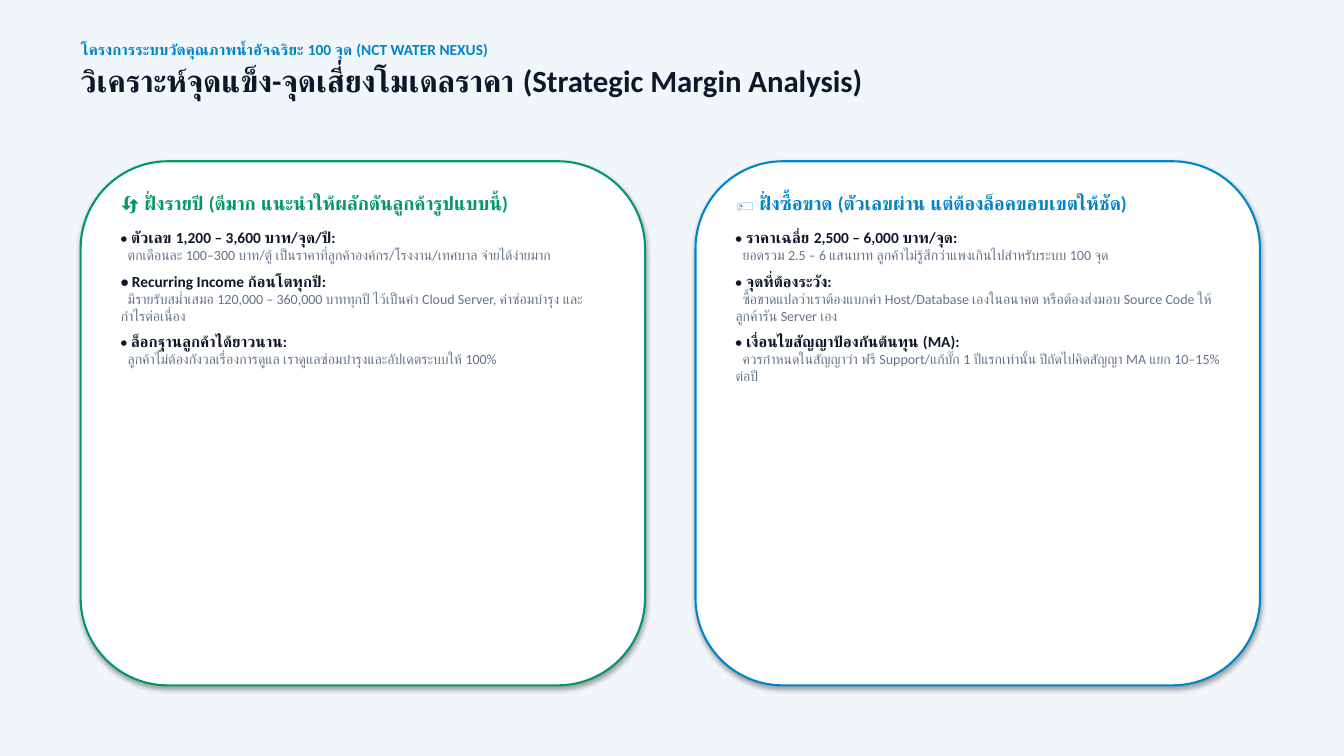
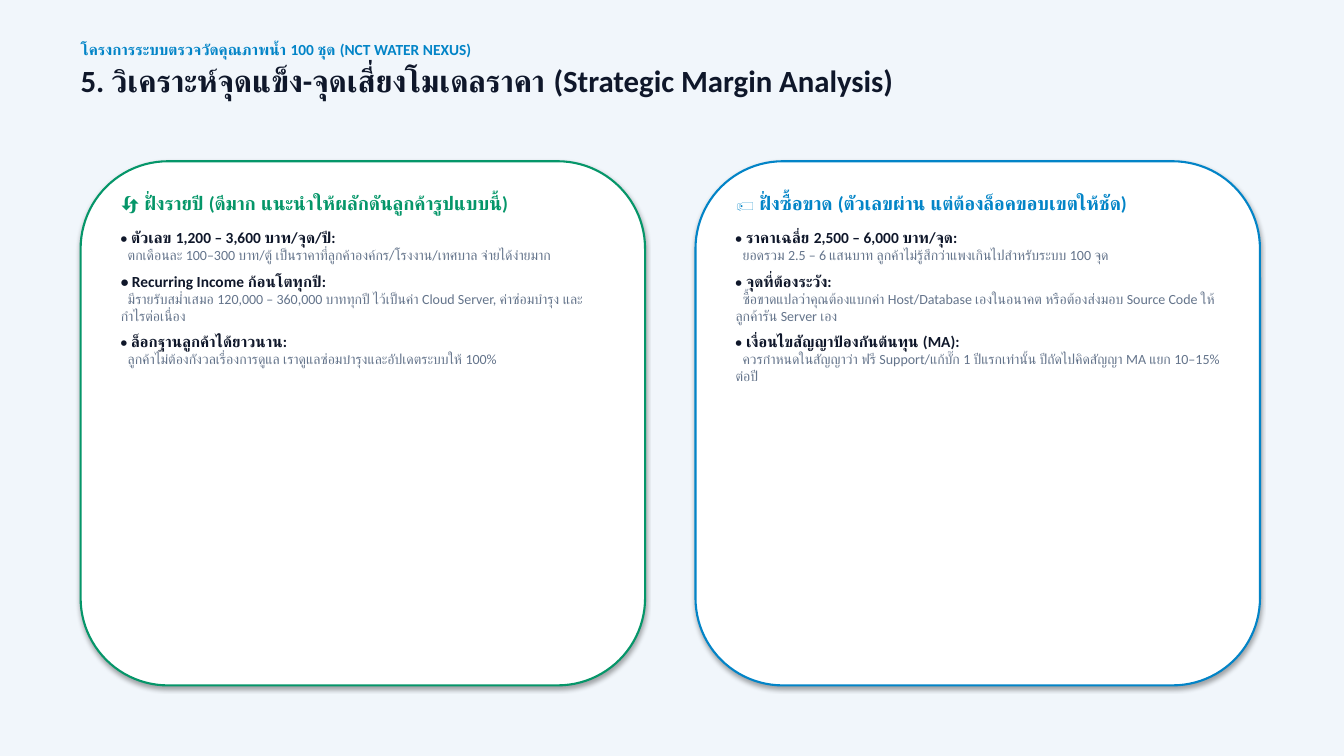
Before and after one commit to WoobWarb/nct-water-nexus, a slide deck: slide 6 of NCT_Water_Nexus_Report_and_Pricing.pptx (slide 5 before the commit). Drawn at 1344x756 pixels with LibreOffice and Linux fonts; fonts in the diff are those of the drawing. Boxes give left, top, right and bottom in pixels: in the first picture for what was removed or moved away, otherwise in the second. Text is boxed around its words. In the diff, an @@ line names an element or a change of style, - is before the commit and + after.

```diff
--- a/NCT_Water_Nexus_Report_and_Pricing.pptx
+++ b/NCT_Water_Nexus_Report_and_Pricing.pptx
@@ text at [81, 43, 893, 101]: text changed @@
-โครงการระบบวัดคุณภาพน้ำอัจฉริยะ 100 จุด (NCT WATER NEXUS)
-วิเคราะห์จุดแข็ง-จุดเสี่ยงโมเดลราคา (Strategic Margin Analysis)
+โครงการระบบตรวจวัดคุณภาพน้ำ 100 ชุด (NCT WATER NEXUS)
+5. วิเคราะห์จุดแข็ง-จุดเสี่ยงโมเดลราคา (Strategic Margin Analysis)
@@ text at [736, 293, 1215, 325]: text changed @@
-ซื้อขาดแปลว่าเราต้องแบกค่า Host/Database เองในอนาคต หรือต้องส่งมอบ Source Code ให้ลูกค้ารัน Server เอง
+ซื้อขาดแปลว่าคุณต้องแบกค่า Host/Database เองในอนาคต หรือต้องส่งมอบ Source Code ให้ลูกค้ารัน Server เอง
```
Also in this commit, not shown: 6 other slides changed, 1 slide added, 1 slide removed, 1 other file.
